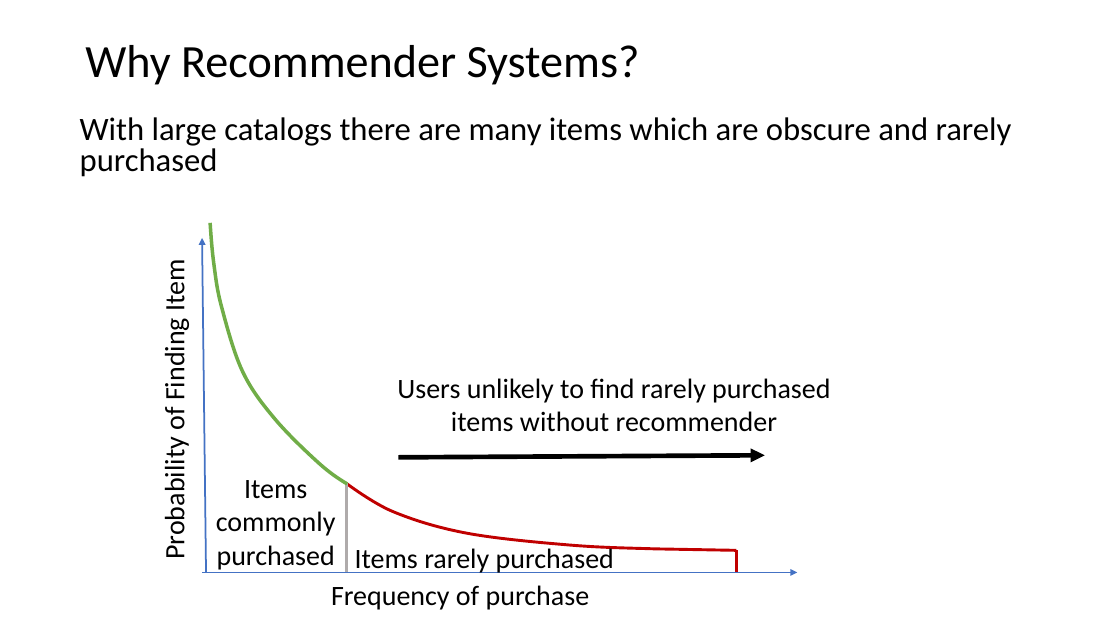
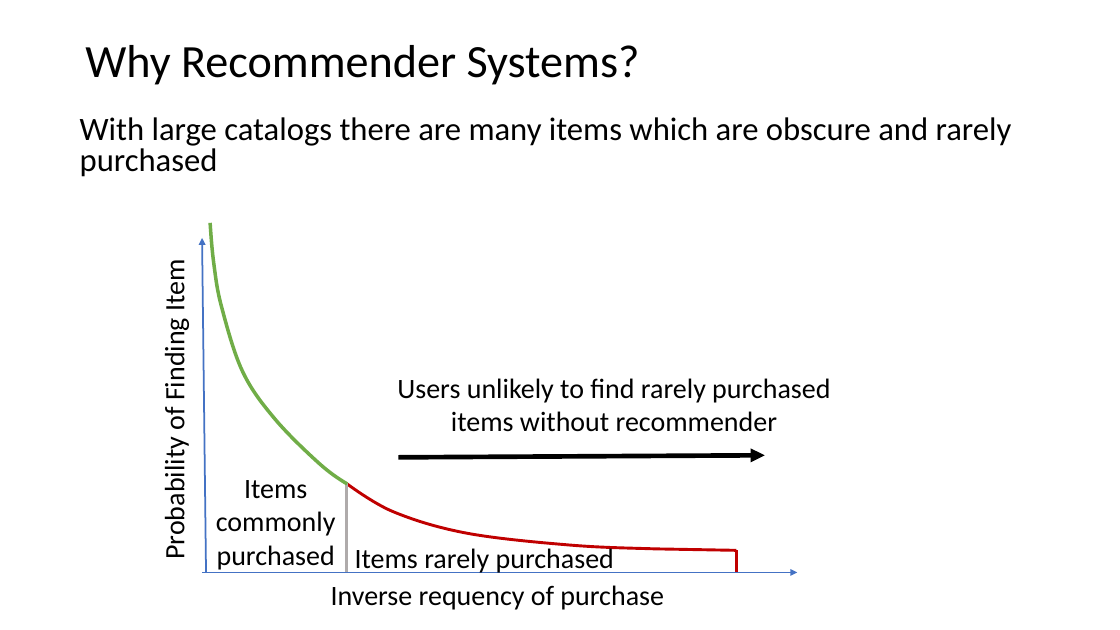
Before and after one commit to StephenElston/CSCI-E-108, a slide deck: slide 5 of slides/11_RecommenderSystems_Part1.pptx. Drawn at 1120x630 pixels with LibreOffice and Linux fonts; fonts in the diff are those of the drawing. Boxes give left, top, right and bottom in pixels: in the first picture for what was removed or moved away, otherwise in the second. Text is boxed around its words. In the diff, an @@ line names an element or a change of style, - is before the commit and + after.

```diff
--- a/slides/11_RecommenderSystems_Part1.pptx
+++ b/slides/11_RecommenderSystems_Part1.pptx
@@ text at [331, 585, 664, 610]: text changed @@
-Frequency of purchase
+Inverse requency of purchase
```
